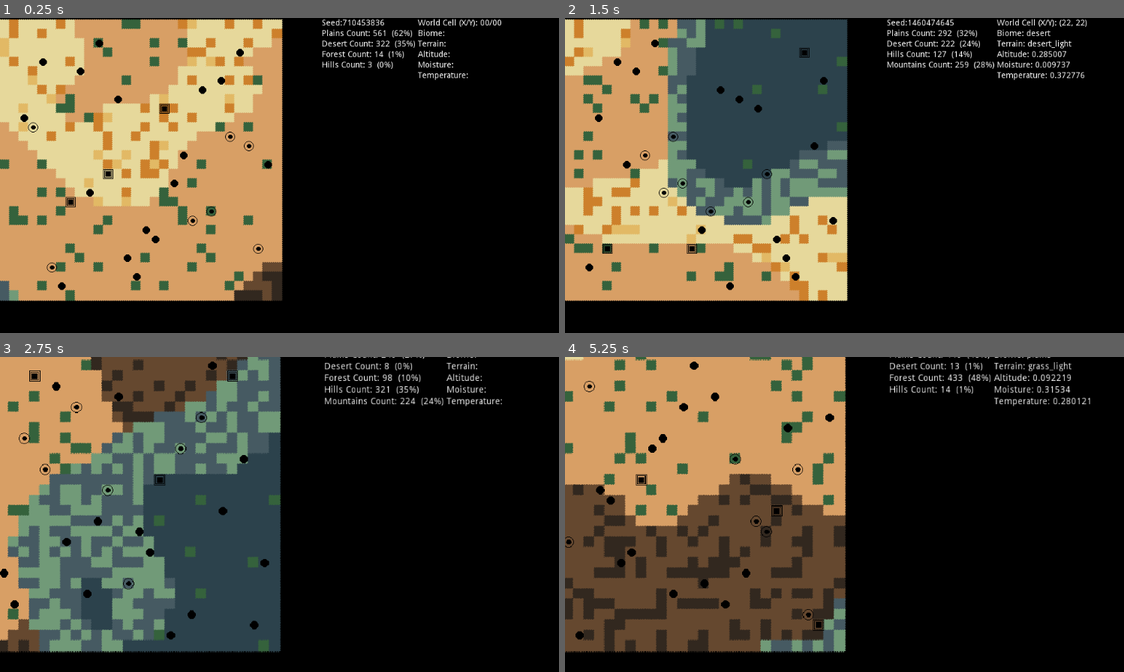
Above: before the commit, frames 1-4 (two rows, left to right).
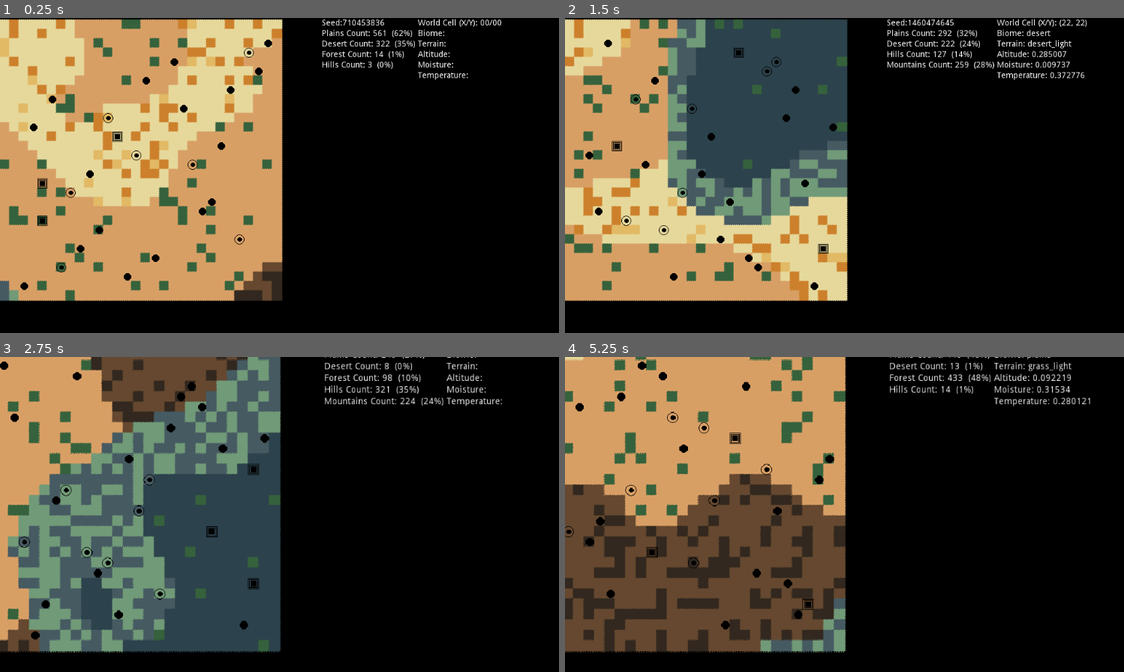
Above: after the commit, the same moments.

Repository: devonps/simple-terrain-gen
Game: Godot game, scene res://WorldGenerator.tscn
Two runs of this game, one before a commit and one after it. Both use one fixed random seed, a clock stepped at 60 frames per second and the inputs below.
Inputs (mouse positions are in pixels of both pictures, inside the frame that each line leads up to):
- Up to frame 1 (0.25 s): no input
- Up to frame 2 (1.5 s): tap Enter (ui_accept) at 0.5, 0.77, 1.25 s; move the mouse to (995, 175) at 0.52 s; hold Mouse wheel up (zoom_in) 0.53-1.25 s; click (995, 175) at 0.67 s; drag from (743, 210) to (833, 263) at 1.27 s
- Up to frame 3 (2.75 s): tap Enter (ui_accept) at 2 s; move the mouse to (357, 454) at 2.02 s; hold Mouse wheel up (zoom_in) from 2.03 s (still down); click (357, 454) at 2.17 s
- Up to frame 4 (5.25 s): release Mouse wheel up (zoom_in) at 2.75 s; tap Enter (ui_accept) at 2.75, 3.5, 3.77, 4.25 s; drag from (833, 602) to (682, 479) at 2.77 s; move the mouse to (1045, 583) at 3.52 s; hold Mouse wheel up (zoom_in) 3.53-4.25 s; click (1045, 583) at 3.67 s; drag from (682, 479) to (777, 445) at 4.27 s; move the mouse to (894, 533) at 5.02 s; hold Mouse wheel up (zoom_in) from 5.03 s (still down); click (894, 533) at 5.17 s

The runs differ from the first frame. In frame 1, 1.7% of the frame differs, in the area x 3-49%, y 6-87%; in frame 2, 1.6%; in frame 3, 1.8%, in the area x 0-49%, y 1-90%; in frame 4, 1.8%.

Commit message:
Refactored town placement code

Diff:
--- a/WorldGenerator.gd
+++ b/WorldGenerator.gd
@@ -23,6 +23,7 @@
 var number_towns_too_close = 0
 var max_tiles:float = 900.0
 var worldCells = {}
+var town_locations = []
 #
 # position in world - Vector 2D
 # moisture value: float
@@ -109,6 +110,8 @@
 	3: {"ps":0.16, "pe":0.70, "hs":0.10, "he":0.15, "ms":0.71, "me":1.0}
 	}
 
+var biomePlan = 1
+
 func _ready():
 	randomize()
 	temperature = generate_map(150,5)
@@ -118,8 +121,6 @@
 	place_towns()
 
 
-var biomePlan = 1
-
 func generate_map(per, oct):
 	openSimplexNoise.seed = randi()
 	openSimplexNoise.period = per
@@ -139,23 +140,17 @@
 		var _x = get_tree().reload_current_scene()
 
 func place_towns():
-	var town_locations = []
-	var small_town_image_id = 17
-	var medium_town_image_id = 18
+
+	place_large_towns()
+	place_medium_towns()
+	place_small_towns()
+
+
+func place_large_towns():
 	var large_town_image_id = 19
-
 	var max_large_towns = 3
-	var max_medium_towns = 7
-	var max_small_towns = 17
-
 	var large_town_map_edge_buffer = 2
-	var medium_town_map_edge_buffer = 2
-	var small_town_map_edge_buffer = 1
-
 	var large_town_buffer = 4
-	var medium_town_buffer = 1
-	var small_town_buffer = 1
-
 
 	for large_town in max_large_towns:
 		var px = 0
@@ -167,11 +162,18 @@
 			py = int(rand_range(0, height - 1))
 			pos = Vector2(px, py)
 			if town_not_on_edge_of_map(pos, large_town_map_edge_buffer):
-				if !town_allready_placed_here(town_locations, pos):
-					if town_not_near_another(town_locations, pos, large_town_buffer):
+				if !town_allready_placed_here(pos):
+					if town_not_near_another(pos, large_town_buffer):
 						valid_town_location = true
 						town_locations.append(pos)
 						townsMap.set_cellv(pos, large_town_image_id)
+
+
+func place_medium_towns():
+	var medium_town_image_id = 18
+	var max_medium_towns = 7
+	var medium_town_map_edge_buffer = 2
+	var medium_town_buffer = 1
 
 	for medium_town in max_medium_towns:
 		var px = 0
@@ -183,11 +185,18 @@
 			py = int(rand_range(0, height - 1))
 			pos = Vector2(px, py)
 			if town_not_on_edge_of_map(pos, medium_town_map_edge_buffer):
-				if !town_allready_placed_here(town_locations, pos):
-					if town_not_near_another(town_locations, pos, medium_town_buffer):
+				if !town_allready_placed_here(pos):
+					if town_not_near_another(pos, medium_town_buffer):
 						valid_town_location = true
 						town_locations.append(pos)
 						townsMap.set_cellv(pos, medium_town_image_id)
+
+
+func place_small_towns():
+	var small_town_image_id = 17
+	var max_small_towns = 17
+	var small_town_map_edge_buffer = 1
+	var small_town_buffer = 1
 
 	for small_town in max_small_towns:
 		var px = 0
@@ -199,8 +208,8 @@
 			py = int(rand_range(0, height))
 			pos = Vector2(px, py)
 			if town_not_on_edge_of_map(pos, small_town_map_edge_buffer):
-				if !town_allready_placed_here(town_locations, pos):
-					if town_not_near_another(town_locations, pos, small_town_buffer):
+				if !town_allready_placed_here(pos):
+					if town_not_near_another(pos, small_town_buffer):
 						valid_town_location = true
 						town_locations.append(pos)
 						townsMap.set_cellv(pos, small_town_image_id)
@@ -211,13 +220,15 @@
 		return true
 	return false
 
-func town_allready_placed_here(town_locations, pos):
+
+func town_allready_placed_here(pos):
 	for x in town_locations.size():
 		if pos == town_locations[x]:
 			return true
 	return false
 
-func town_not_near_another(town_locations, pos, town_buffer):
+
+func town_not_near_another(pos, town_buffer):
 	var found_safe_loc = true
 	var town_loc_is_good = true
 	var nx = pos.x
